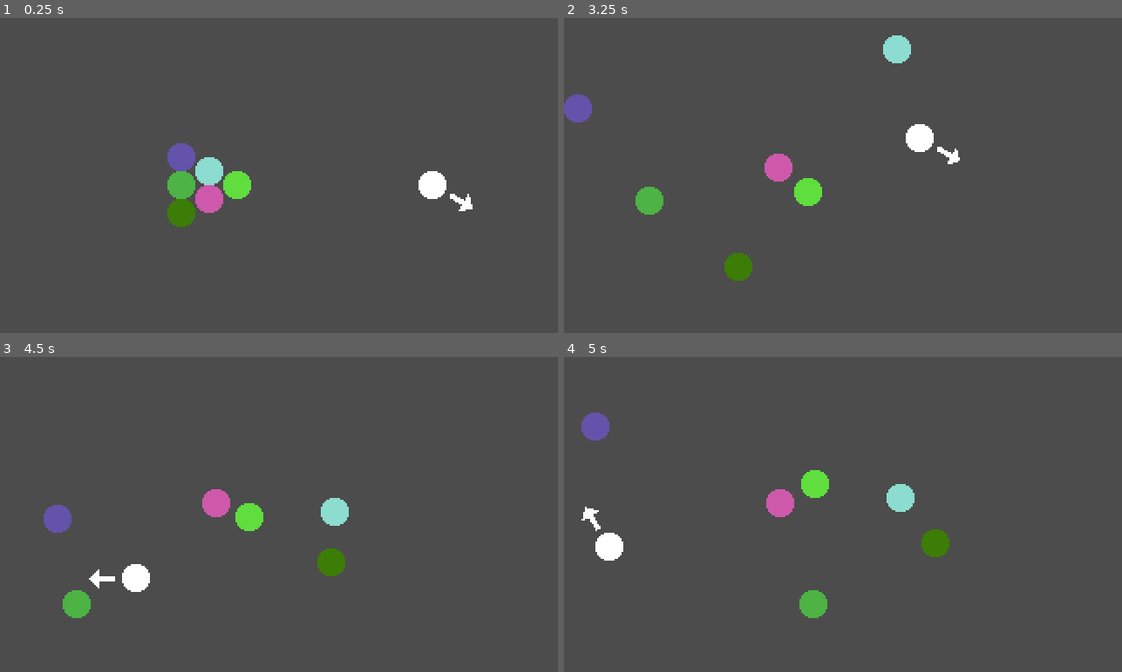
Above: before the commit, frames 1-4 (two rows, left to right).
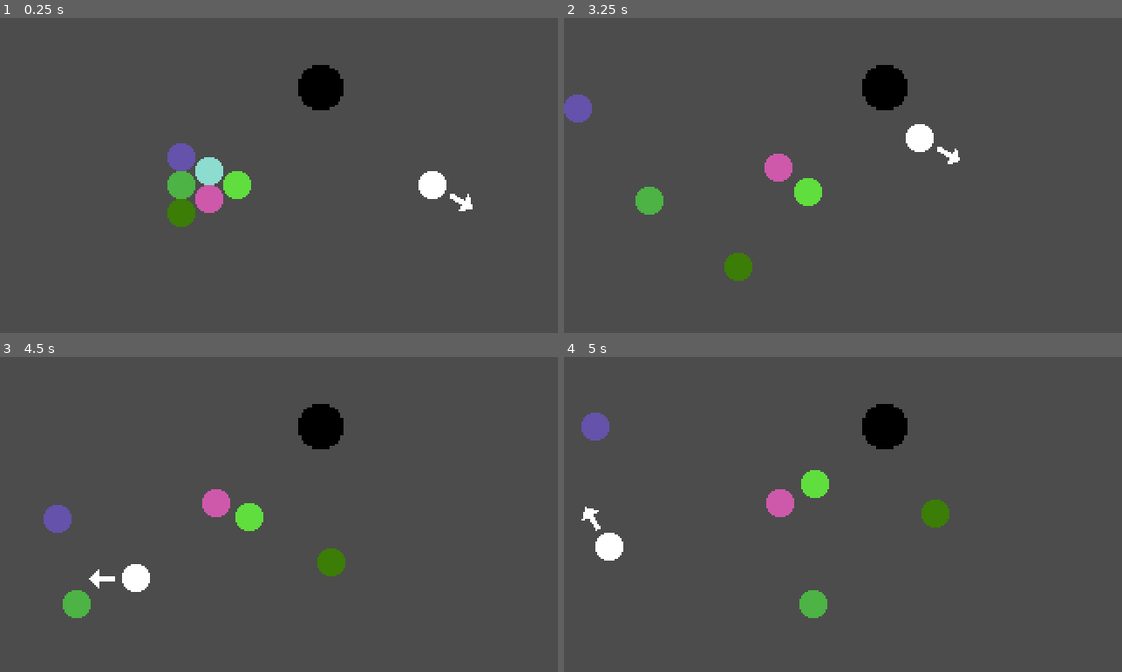
Above: after the commit, the same moments.

Repository: POtOSoftware/Play-With-Balls
Game: Godot game, scene res://Games/MiniBilliards/MiniBilliards.tscn
Two runs of this game, one before a commit and one after it. Both use one fixed random seed, a clock stepped at 60 frames per second and the inputs below.
Inputs:
- Up to frame 1 (0.25 s): no input
- Up to frame 2 (3.25 s): tap Space (action_button) every 0.75 s from 0.6 to 2.85 s
- Up to frame 3 (4.5 s): tap Space (action_button) at 3.6, 4.35 s
- Up to frame 4 (5 s): no input

The runs differ from the first frame. In frame 1, 0.9% of the frame differs, in the area x 53-62%, y 14-30%; in frame 2, 1.3%; in frame 3, 1.3%; in frame 4, 2.0%, in the area x 53-70%, y 14-64%.

Commit message:
theres a hole you can sink the balls into

Diff:
--- a/Assets/ColoredBall/ColoredBall.gd
+++ b/Assets/ColoredBall/ColoredBall.gd
@@ -4,6 +4,8 @@
 
 export var ball_color: Color = Color(1, 1, 1, 1)
 export var randomize_color: bool = false
+
+var ball_type: int = GameManager.ball_types.OBJECT_BALL
 
 var rng = RandomNumberGenerator.new()
 
@@ -20,3 +22,6 @@
 func _integrate_forces(state):
 	# you have to be kidding me...
 	rotation_degrees = 0
+
+func _on_ColoredBall_sleeping_state_changed():
+	print("Ball %s | Sleeping: %s" % [self.name, self.sleeping])
--- a/Assets/ColoredBall/ColoredBall.tscn
+++ b/Assets/ColoredBall/ColoredBall.tscn
@@ -20,3 +20,5 @@
 
 [node name="CollisionShape2D" type="CollisionShape2D" parent="."]
 shape = SubResource( 1 )
+
+[connection signal="sleeping_state_changed" from="." to="." method="_on_ColoredBall_sleeping_state_changed"]
--- a/Assets/CueBall/CueBall.gd
+++ b/Assets/CueBall/CueBall.gd
@@ -2,6 +2,7 @@
 
 onready var firing_direction: Node = $Arrow
 
+var ball_type: int = GameManager.ball_types.CUE_BALL
 var firing: bool = true
 
 func _ready() -> void:
--- /dev/null
+++ b/Assets/Hole/Hole.gd
@@ -0,0 +1,14 @@
+extends Area2D
+
+func _on_Hole_body_entered(body):
+	if body.ball_type != null:
+		if body.ball_type == GameManager.ball_types.CUE_BALL:
+			print("YOU SUCK!")
+			body.queue_free()
+		elif body.ball_type == GameManager.ball_types.OBJECT_BALL:
+			print("bwaaaaah :3")
+			body.queue_free()
+		else:
+			printerr("%s is not a valid ball type!" % body.name)
+	else:
+		print("%s is not a ball at all" % body.name)
--- /dev/null
+++ b/Assets/Hole/Hole.tscn
@@ -0,0 +1,20 @@
+[gd_scene load_steps=4 format=2]
+
+[ext_resource path="res://Sprites/Ball.png" type="Texture" id=1]
+[ext_resource path="res://Assets/Hole/Hole.gd" type="Script" id=2]
+
+[sub_resource type="CircleShape2D" id=1]
+radius = 11.0454
+
+[node name="Hole" type="Area2D"]
+script = ExtResource( 2 )
+
+[node name="Sprite" type="Sprite" parent="."]
+modulate = Color( 0, 0, 0, 1 )
+scale = Vector2( 1.625, 1.625 )
+texture = ExtResource( 1 )
+
+[node name="CollisionShape2D" type="CollisionShape2D" parent="."]
+shape = SubResource( 1 )
+
+[connection signal="body_entered" from="." to="." method="_on_Hole_body_entered"]
--- a/Games/MiniBilliards/MiniBilliards.tscn
+++ b/Games/MiniBilliards/MiniBilliards.tscn
@@ -1,8 +1,9 @@
-[gd_scene load_steps=8 format=2]
+[gd_scene load_steps=9 format=2]
 
 [ext_resource path="res://Assets/ColoredBall/ColoredBall.tscn" type="PackedScene" id=1]
 [ext_resource path="res://Games/MiniBilliards/MiniBilliards.gd" type="Script" id=2]
 [ext_resource path="res://Assets/CueBall/CueBall.tscn" type="PackedScene" id=3]
+[ext_resource path="res://Assets/Hole/Hole.tscn" type="PackedScene" id=4]
 
 [sub_resource type="PhysicsMaterial" id=4]
 rough = true
@@ -19,6 +20,9 @@
 
 [node name="MiniBilliards" type="Node2D"]
 script = ExtResource( 2 )
+
+[node name="Hole" parent="." instance=ExtResource( 4 )]
+position = Vector2( 184, 40 )
 
 [node name="ColoredBall2" parent="." instance=ExtResource( 1 )]
 position = Vector2( 136, 96 )
--- /dev/null
+++ b/Global/GameManager.gd
@@ -0,0 +1,3 @@
+extends Node
+
+enum ball_types {CUE_BALL, OBJECT_BALL}
--- a/project.godot
+++ b/project.godot
@@ -13,6 +13,10 @@
 config/name="Play With Balls!"
 run/main_scene="res://Games/MiniBilliards/MiniBilliards.tscn"
 config/icon="res://icon.png"
+
+[autoload]
+
+GameManager="*res://Global/GameManager.gd"
 
 [display]
 
